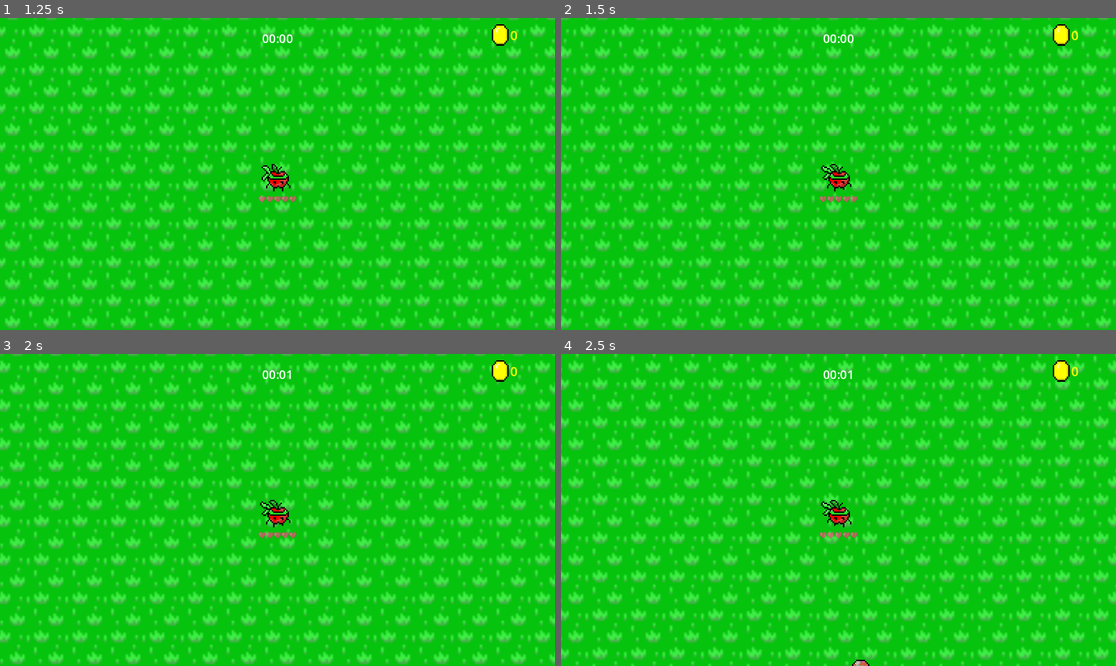
Above: before the commit, frames 1-4 (two rows, left to right).
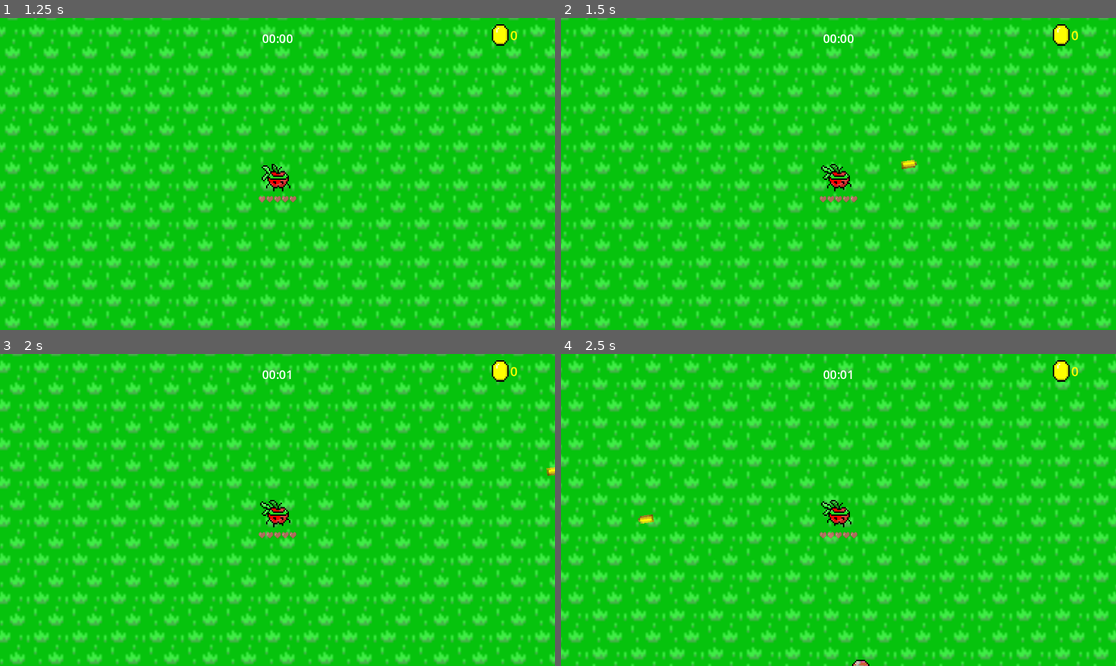
Above: after the commit, the same moments.

Repository: felixtjahyadi/halustudio
Game: Godot game, scene res://scenes/Utils/title.tscn
Two runs of this game, one before a commit and one after it. Both use one fixed random seed, a clock stepped at 60 frames per second and the inputs below. Sound files missing from this copy of the repository are replaced by a short silence.
Inputs (mouse positions are in pixels of both pictures, inside the frame that each line leads up to):
- Up to frame 1 (1.25 s): click "Play" at 0.5 s
- Up to frame 2 (1.5 s): tap Enter at 1.25 s; move the mouse to (960, 158) at 1.27 s; hold D (right) from 1.28 s (still down); click (960, 158) at 1.35 s
- Up to frame 3 (2 s): keep holding D (right)
- Up to frame 4 (2.5 s): move the mouse to (727, 525) at 2.02 s; release D (right) at 2.03 s; hold S (down) from 2.03 s (still down); click (727, 525) at 2.1 s

Frame 1 is identical in both runs. In frame 2, less than 0.1% of the frame differs, in the area x 61-65%, y 45-49%; in frame 3, less than 0.1%; in frame 4, less than 0.1%.

Commit message:
feat: add shooting mechanism

Diff:
--- a/scenes/Player/player.tscn
+++ b/scenes/Player/player.tscn
@@ -7,6 +7,8 @@
 [ext_resource type="Texture2D" uid="uid://bq38uuoqahboy" path="res://assets/Icon/hp_bar.png" id="5_n86ik"]
 [ext_resource type="PackedScene" uid="uid://by60aag4ff5ly" path="res://scenes/Utils/button.tscn" id="6_b0kyk"]
 [ext_resource type="Texture2D" uid="uid://drj12skd22c7b" path="res://assets/Enemy/insuranceguy.png" id="6_s6ljq"]
+[ext_resource type="Script" path="res://scenes/Skill/Shoot/shoot_skill.gd" id="8_c4u1l"]
+[ext_resource type="PackedScene" uid="uid://otyaqrxusqei" path="res://scenes/Skill/Shoot/Projectile/bullet.tscn" id="9_h5qbh"]
 
 [sub_resource type="AtlasTexture" id="AtlasTexture_w1jvf"]
 atlas = ExtResource("1_w788x")
@@ -269,6 +271,13 @@
 process_mode = 3
 volume_db = -10.0
 
+[node name="ShootSkill" type="Node2D" parent="." groups=["player"]]
+script = ExtResource("8_c4u1l")
+projectile_scene = ExtResource("9_h5qbh")
+
+[node name="ProjectileSpawnPosition" type="Marker2D" parent="ShootSkill"]
+position = Vector2(20, 0)
+
 [connection signal="hurt" from="HurtBox" to="." method="_on_hurt_box_hurt"]
 [connection signal="timeout" from="Attack/JuiceBoxTimer" to="." method="_on_juice_box_timer_timeout"]
 [connection signal="timeout" from="Attack/JuiceBoxTimer/JuiceBoxAttackTimer" to="." method="_on_juice_box_attack_timer_timeout"]
--- /dev/null
+++ b/scenes/Skill/Shoot/Projectile/arrow.gd
@@ -0,0 +1,31 @@
+extends RigidBody2D
+
+var projectile_range: int
+var start_position: Vector2
+
+func setup(start: Vector2, range: int):
+	projectile_range = range
+	start_position = start
+
+func _process(delta):
+	handle_bullet_out_of_range()
+
+func handle_bullet_out_of_range():
+	if start_position.distance_to(get_global_position()) > projectile_range:
+		queue_free()
+
+func _on_body_entered(body):
+	var hit_player = body.is_in_group('player')
+	if hit_player: return
+
+	var hit_tile_map = body is TileMap
+	if hit_tile_map:
+		queue_free()
+		return
+
+	var hit_enemy = body.is_in_group('enemy')
+	if hit_enemy:
+		# TODO: call enemy get_damage() function
+		# Don't forget to set enemy scene's group
+		# For now I set it to delete when collide with enemy scene
+		queue_free()
--- /dev/null
+++ b/scenes/Skill/Shoot/Projectile/arrow.tscn
@@ -0,0 +1,23 @@
+[gd_scene load_steps=4 format=3 uid="uid://chi6oe4mv0gbf"]
+
+[ext_resource type="Script" path="res://scenes/Skill/Shoot/Projectile/arrow.gd" id="1_pvqj1"]
+[ext_resource type="Texture2D" uid="uid://bdd2ahb6um4rw" path="res://assets/Projectile/arrow.png" id="2_kbega"]
+
+[sub_resource type="RectangleShape2D" id="RectangleShape2D_vjhcy"]
+size = Vector2(256, 96)
+
+[node name="Bullet" type="RigidBody2D"]
+gravity_scale = 0.0
+max_contacts_reported = 1
+contact_monitor = true
+script = ExtResource("1_pvqj1")
+
+[node name="Sprite2D" type="Sprite2D" parent="."]
+scale = Vector2(0.25, 0.25)
+texture = ExtResource("2_kbega")
+
+[node name="CollisionShape2D" type="CollisionShape2D" parent="."]
+scale = Vector2(0.25, 0.25)
+shape = SubResource("RectangleShape2D_vjhcy")
+
+[connection signal="body_entered" from="." to="." method="_on_body_entered"]
--- /dev/null
+++ b/scenes/Skill/Shoot/Projectile/bullet.gd
@@ -0,0 +1,31 @@
+extends RigidBody2D
+
+var projectile_range: int
+var start_position: Vector2
+
+func setup(start: Vector2, range: int):
+	projectile_range = range
+	start_position = start
+
+func _process(delta):
+	handle_bullet_out_of_range()
+
+func handle_bullet_out_of_range():
+	if start_position.distance_to(get_global_position()) > projectile_range:
+		queue_free()
+
+func _on_body_entered(body):
+	var hit_player = body.is_in_group('player')
+	if hit_player: return
+
+	var hit_tile_map = body is TileMap
+	if hit_tile_map:
+		queue_free()
+		return
+
+	var hit_enemy = body.is_in_group('enemy')
+	if hit_enemy:
+		# TODO: call enemy get_damage() function
+		# Don't forget to set enemy scene's group
+		# For now I set it to delete when collide with enemy scene
+		queue_free()
--- /dev/null
+++ b/scenes/Skill/Shoot/Projectile/bullet.tscn
@@ -0,0 +1,23 @@
+[gd_scene load_steps=4 format=3 uid="uid://otyaqrxusqei"]
+
+[ext_resource type="Script" path="res://scenes/Skill/Shoot/Projectile/bullet.gd" id="1_5pcpg"]
+[ext_resource type="Texture2D" uid="uid://djcsm80dw7bfo" path="res://assets/Projectile/bullet.png" id="1_mkki0"]
+
+[sub_resource type="RectangleShape2D" id="RectangleShape2D_vjhcy"]
+size = Vector2(128, 64)
+
+[node name="Bullet" type="RigidBody2D"]
+gravity_scale = 0.0
+max_contacts_reported = 1
+contact_monitor = true
+script = ExtResource("1_5pcpg")
+
+[node name="Sprite2D" type="Sprite2D" parent="."]
+scale = Vector2(0.25, 0.25)
+texture = ExtResource("1_mkki0")
+
+[node name="CollisionShape2D" type="CollisionShape2D" parent="."]
+scale = Vector2(0.25, 0.25)
+shape = SubResource("RectangleShape2D_vjhcy")
+
+[connection signal="body_entered" from="." to="." method="_on_body_entered"]
--- /dev/null
+++ b/scenes/Skill/Shoot/Projectile/magic_ball.gd
@@ -0,0 +1,31 @@
+extends RigidBody2D
+
+var projectile_range: int
+var start_position: Vector2
+
+func setup(start: Vector2, range: int):
+	projectile_range = range
+	start_position = start
+
+func _process(delta):
+	handle_bullet_out_of_range()
+
+func handle_bullet_out_of_range():
+	if start_position.distance_to(get_global_position()) > projectile_range:
+		queue_free()
+
+func _on_body_entered(body):
+	var hit_player = body.is_in_group('player')
+	if hit_player: return
+
+	var hit_tile_map = body is TileMap
+	if hit_tile_map:
+		queue_free()
+		return
+
+	var hit_enemy = body.is_in_group('enemy')
+	if hit_enemy:
+		# TODO: call enemy get_damage() function
+		# Don't forget to set enemy scene's group
+		# For now I set it to delete when collide with enemy scene
+		queue_free()
--- /dev/null
+++ b/scenes/Skill/Shoot/Projectile/magic_ball.tscn
@@ -0,0 +1,23 @@
+[gd_scene load_steps=4 format=3 uid="uid://2snv2uc7iofs"]
+
+[ext_resource type="Script" path="res://scenes/Skill/Shoot/Projectile/magic_ball.gd" id="1_13gku"]
+[ext_resource type="Texture2D" uid="uid://c5oqhxjggovqr" path="res://assets/Projectile/magic_ball.png" id="2_4adcv"]
+
+[sub_resource type="CircleShape2D" id="CircleShape2D_lsj31"]
+radius = 68.0
+
+[node name="Bullet" type="RigidBody2D"]
+gravity_scale = 0.0
+max_contacts_reported = 1
+contact_monitor = true
+script = ExtResource("1_13gku")
+
+[node name="Sprite2D" type="Sprite2D" parent="."]
+scale = Vector2(0.25, 0.25)
+texture = ExtResource("2_4adcv")
+
+[node name="CollisionShape2D" type="CollisionShape2D" parent="."]
+scale = Vector2(0.25, 0.25)
+shape = SubResource("CircleShape2D_lsj31")
+
+[connection signal="body_entered" from="." to="." method="_on_body_entered"]
--- /dev/null
+++ b/scenes/Skill/Shoot/shoot_skill.gd
@@ -0,0 +1,34 @@
+extends Node2D
+
+@onready var projectileSpawnPosition: Marker2D = $ProjectileSpawnPosition
+
+@export var projectile_scene: PackedScene
+@export var projectile_speed: int = 1000
+@export var projectile_delay_second: float = 0.25
+@export var projectile_range: int = 600
+
+var can_shoot = true
+
+func _process(delta):
+	handle_shoot()
+
+func handle_shoot():
+	if Input.is_action_just_pressed("click") and can_shoot:
+		spawn_bullet()
+		cooldown_shoot_skill()
+
+func spawn_bullet():
+	look_at(get_global_mouse_position())
+	var projectile_spawn_position = projectileSpawnPosition.get_global_position()
+
+	var projectile_instance = projectile_scene.instantiate()
+	projectile_instance.setup(projectile_spawn_position, projectile_range)
+	projectile_instance.position = projectile_spawn_position
+	projectile_instance.rotation_degrees = rotation_degrees
+	projectile_instance.apply_impulse(Vector2(projectile_speed, 0).rotated(rotation))
+	get_tree().get_root().add_child(projectile_instance)
+
+func cooldown_shoot_skill():
+	can_shoot = false
+	await get_tree().create_timer(projectile_delay_second).timeout
+	can_shoot = true
--- /dev/null
+++ b/scenes/Skill/Shoot/shoot_skill.tscn
@@ -0,0 +1,8 @@
+[gd_scene load_steps=2 format=3 uid="uid://b0r0h3qbro2im"]
+
+[ext_resource type="Script" path="res://scenes/Skill/Shoot/shoot_skill.gd" id="1_dc3nc"]
+
+[node name="ShootSkill" type="Node2D"]
+script = ExtResource("1_dc3nc")
+
+[node name="ProjectileSpawnPosition" type="Marker2D" parent="."]
Binary file added: assets/Projectile/arrow.png
Not shown, added: assets/Projectile/arrow.png.import
Binary file added: assets/Projectile/bullet.png
Not shown, added: assets/Projectile/bullet.png.import
Binary file added: assets/Projectile/magic_ball.png
Not shown, added: assets/Projectile/magic_ball.png.import
Not shown: 1 places in scenes/Player/player.tscn that only renumber resources
Not shown, added: scenes/Skill/Shoot/sho1BE6.tmp
